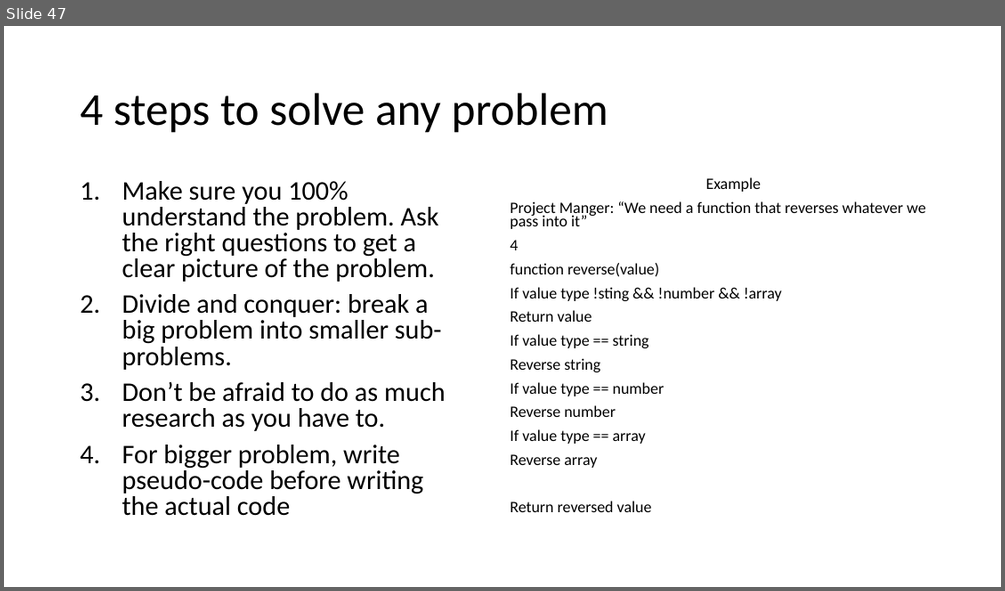
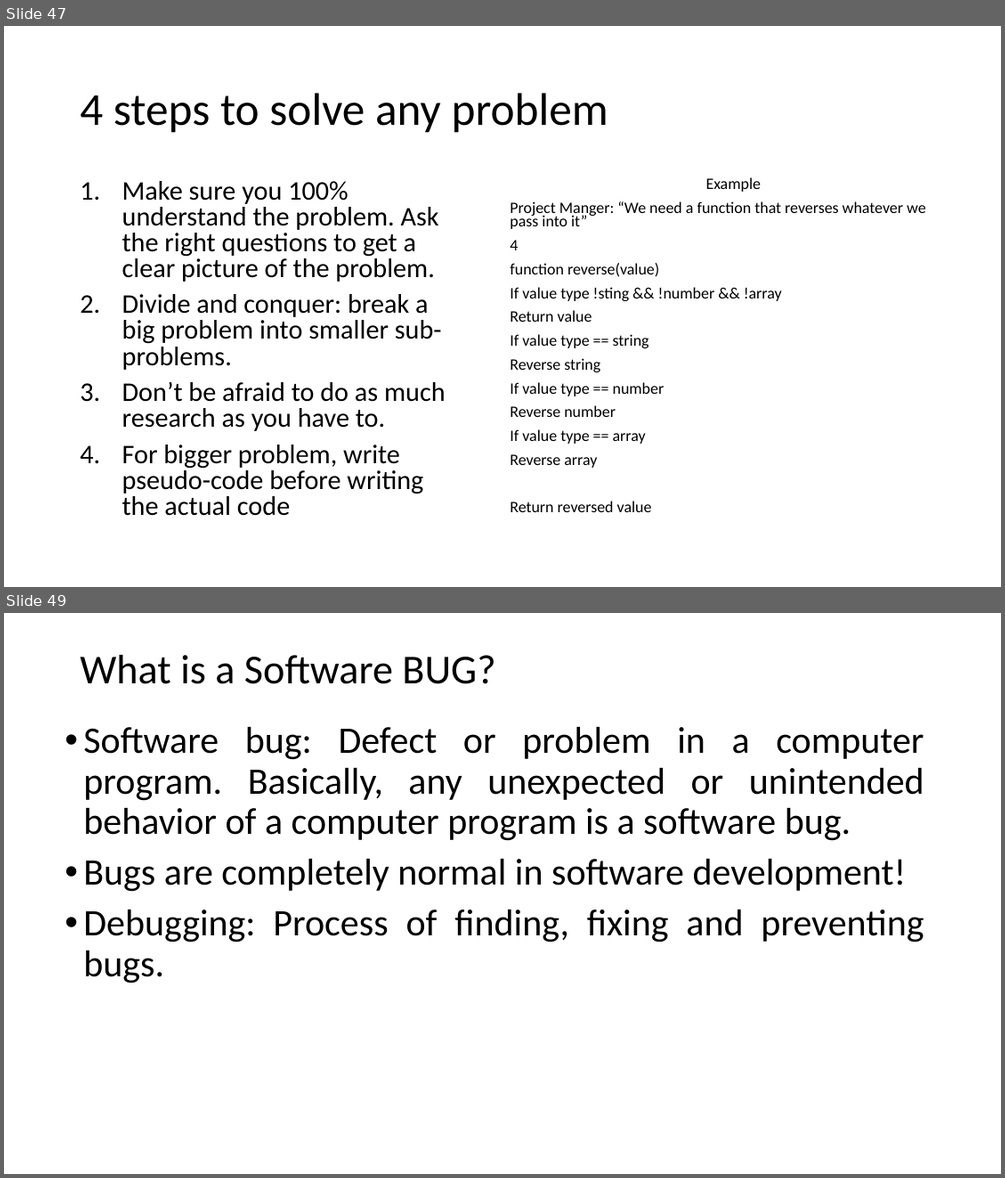
Before and after one commit to PiyushChaturvedii/Batch05, a slide deck: JavaScript.pptx. Shown one above the other, each under a label of ours: slide 47 before the commit, slides 47 and 49 after it; the slides between them are not shown. The pictures are 1005x591 and 1005x1178 pixels, drawn with LibreOffice and Linux fonts; fonts in the diff are those of the drawing. Boxes give left, top, right and bottom in pixels: in the first picture for what was removed or moved away, otherwise in the second. Text is boxed around its words. In the diff, an @@ line names an element or a change of style, - is before the commit and + after.

```diff
--- a/JavaScript.pptx
+++ b/JavaScript.pptx
@@ slide 49 added at (x1=4, y1=613, x2=1001, y2=1174), background #FFFFFF @@
@@ title added at (x1=80, y1=655, x2=495, y2=684), 39.6 pt, text #000000 @@
+What is a Software BUG?
@@ text added at (x1=83, y1=727, x2=924, y2=983), 36 pt, text #000000 @@
+• Software bug: Defect or problem in a computer program. Basically, any unexpected or unintended behavior of a computer program is a software bug.
+• Bugs are completely normal in software development!
+• Debugging: Process of finding, fixing and preventing bugs.
```
Also in this commit, not shown: 1 slide changed, 2 other slides added, 3 other files.
